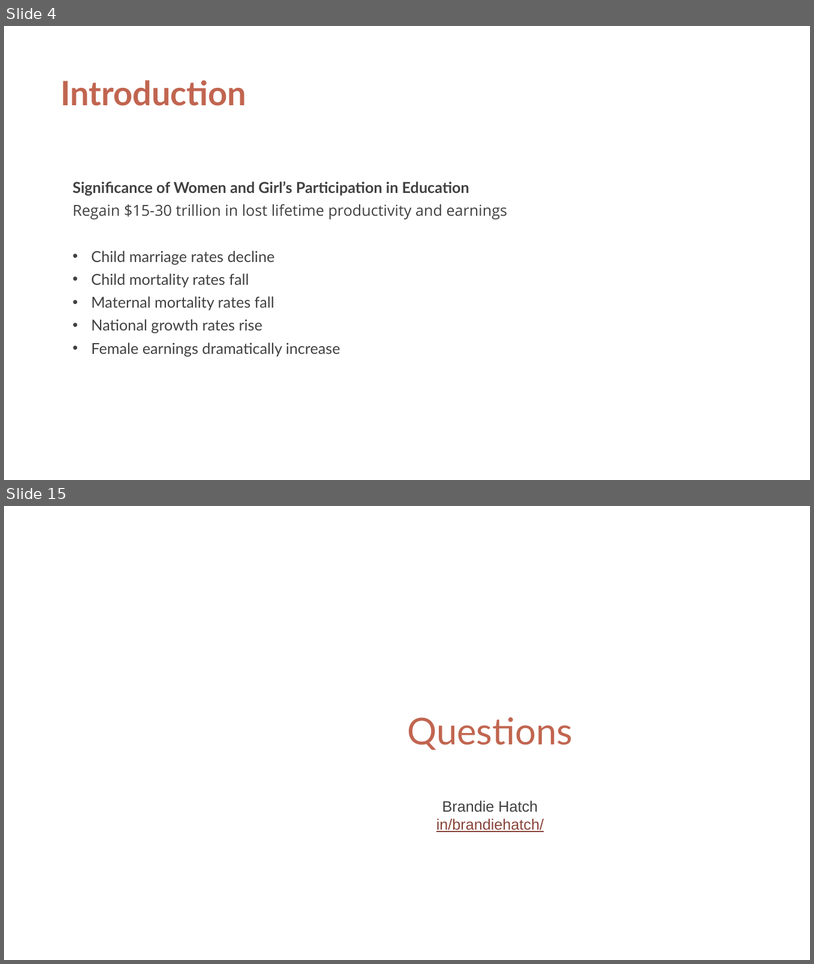
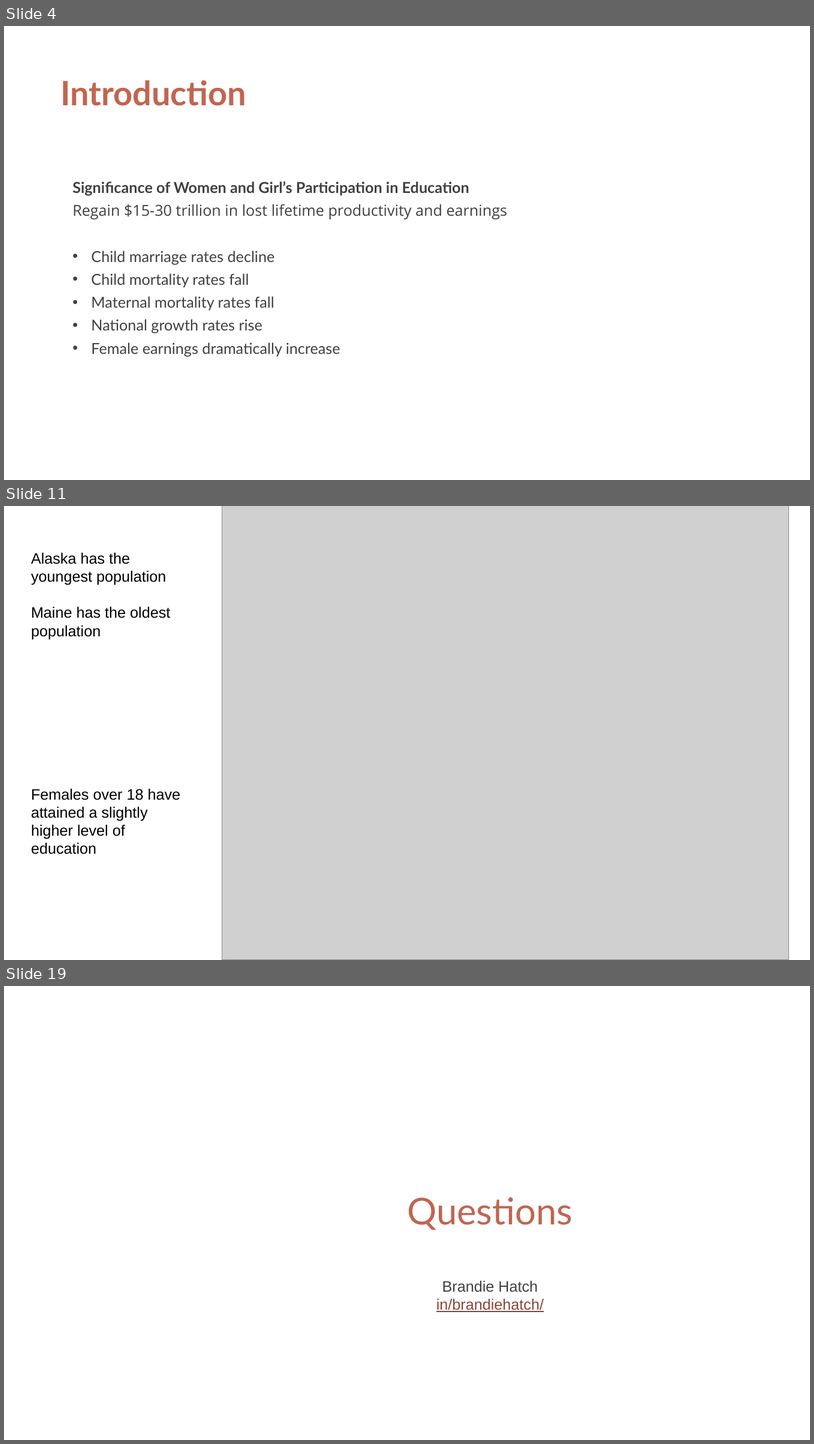
Before and after one commit to brandiehatch/capstone, a slide deck: capstone.pptx. Shown one above the other, each under a label of ours: slides 4 and 15 before the commit, slides 4, 11 and 19 after it; the slides between them are not shown. The pictures are 814x964 and 814x1444 pixels, drawn with LibreOffice and Linux fonts; fonts in the diff are those of the drawing; grey boxes stand for pictures; background and template pictures are left out. Boxes give left, top, right and bottom in pixels: in the first picture for what was removed or moved away, otherwise in the second. Text is boxed around its words. In the diff, an @@ line names an element or a change of style, - is before the commit and + after.

```diff
--- a/capstone.pptx
+++ b/capstone.pptx
@@ slide 11 added at (x1=4, y1=506, x2=810, y2=960), background #FFFFFF @@
@@ picture added at (x1=222, y1=506, x2=790, y2=960) @@
@@ text added at (x1=31, y1=552, x2=181, y2=854), 18 pt, text #000000 @@
+Alaska has the youngest population
+Maine has the oldest population
+Females over 18 have attained a slightly higher level of education
@@ what was slide 15 is now slide 19 @@
```
Also in this commit, not shown: 3 slides changed, 9 other slides added, 6 slides removed, 12 other files.
